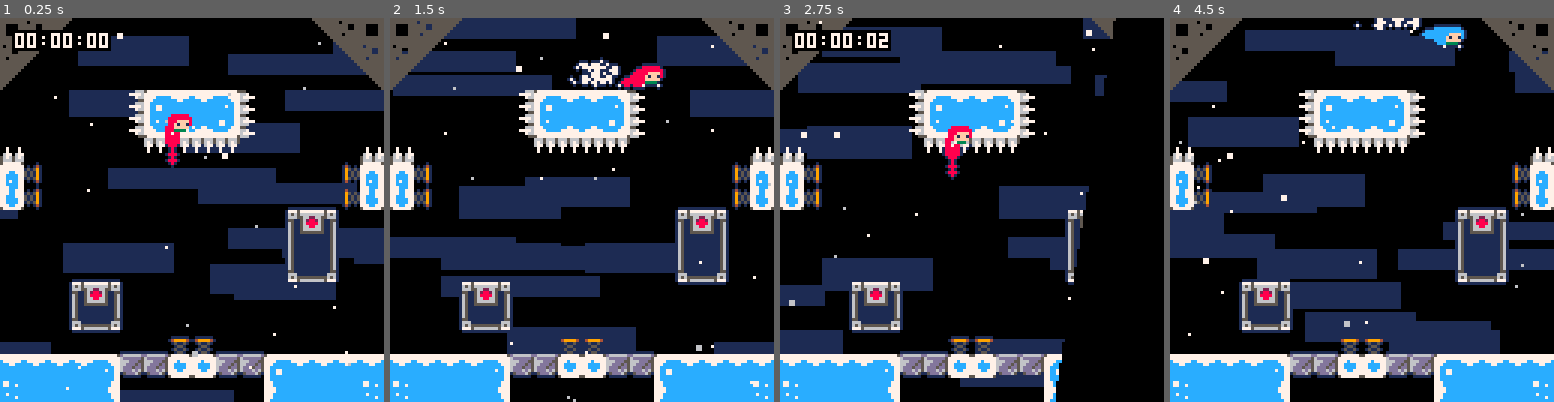
Above: before the commit, frames 1-4 (left to right).
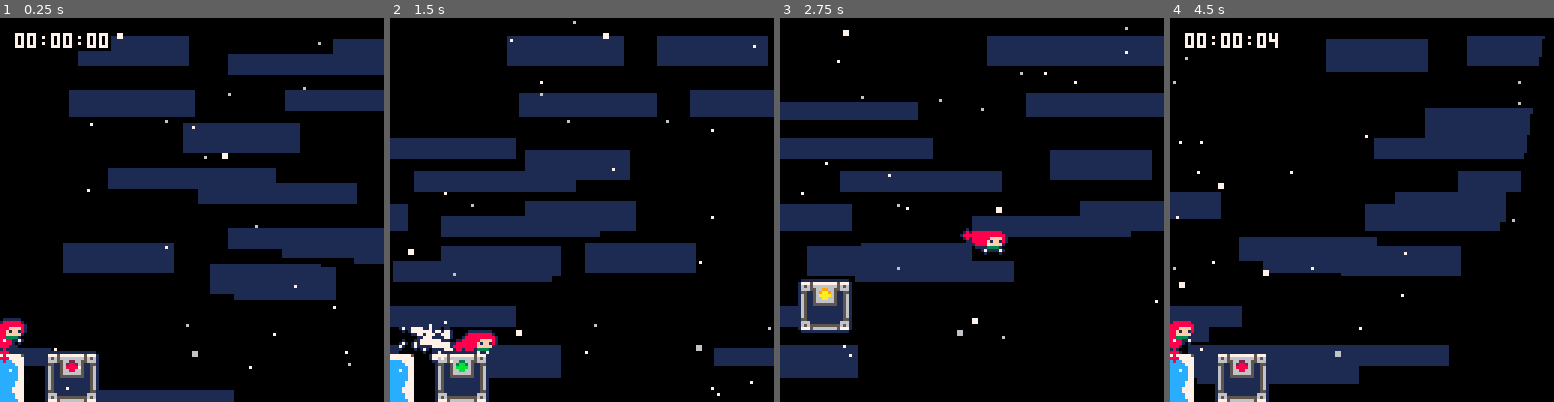
Above: after the commit, the same moments.

Repository: CelesteClassic/newleste.p8
Game: PICO-8 cartridge city.p8
Same seed, same stepped clock (60 frames per second), same inputs: the game is played once before the commit and once after it.
Inputs:
- Up to frame 1 (0.25 s): no input
- Up to frame 2 (1.5 s): tap X (X key) at 0.33, 1.07 s; tap O (Z key) at 0.7 s
- Up to frame 3 (2.75 s): hold Right 1.6-2.1 s; tap O (Z key) at 1.7, 2.1, 2.5 s; tap X (X key) at 1.85 s; hold Up 2.15-2.42 s; hold Right from 2.47 s (still down)
- Up to frame 4 (4.5 s): tap O (Z key) every 0.4 s from 2.9 to 4.1 s; tap X (X key) at 2.97, 4.08 s; release Right at 3.03 s; hold Left 3.08-3.58 s; hold Down 3.63-3.97 s; hold Right from 4.02 s (still down)

The runs differ from the first frame. In frame 1, 24% of the frame differs, in the area x 0-100%, y 0-100%; in frame 2, 51%; in frame 3, 51%; in frame 4, 57%.

Commit message:
basic momentum- functionalish

Diff:
--- a/city.p8
+++ b/city.p8
@@ -209,7 +209,23 @@
           psfx(3)
           this.jbuffer=0
           this.grace=0
-          this.spd.y=-2
+          -- <zip_mover>
+            local hit=this.check(zip_mover,0,1)
+            if hit and hit.state==1 then
+              local d=sqrt(((hit.x-hit.target.x)^2+(hit.y-hit.target.y)^2)/36) -- frames till reaching target (i think)
+              if hit.delay>=12 or d<=2 and d!=0 then
+                this.spd=vector(hit.dir.x*3.5,min(3*hit.dir.y,-2))
+              elseif hit.delay==0 and d<=5 then
+                this.spd=vector(hit.dir.x*2.5,min(3*hit.dir.y,-2))
+              else
+                this.spd.y=-2
+              end
+
+            else
+              this.spd.y=-2
+            end
+
+          -- </zip_mover>
           this.init_smoke(0,4)
         else
           -- wall jump
@@ -1317,6 +1333,13 @@
 function num2hex(v)
   return sub(tostr(v,true),5,6)
 end
+-->8
+__init=_init
+_init=function()
+__init()
+load_level(2)
+end
+
 __gfx__
 000000000000000000000000088888800000000000000000000000000000000000000000000000000300b0b00a0aa0a000000000000000000000000000077000
 00000000088888800888888088888888088888800888880000000000088888800004000000000000003b33000aa88aa0000777770000000000000000007bb700
@@ -1532,116 +1555,116 @@
 3708000000000000000000008100083700000000000000000000000000000000000000000000000000000000000000000000000000000000000000000000000000000000000000000000000000000000000000000000000000000000000000000000000000000000000000000000000000000000000000000000000000000000
 0000000000810000000000004344000000000000000000000000000000000000000000000000000000000000000000000000000000000000000000000000000000000000000000000000000000000000000000000000000000000000000000000000000000000000000000000000000000000000000000000000000000000000
 0000000000000000000000004400000000000000000000000000000000000000000000000000000000000000000000000000000000000000000000000000000000000000000000000000000000000000000000000000000000000000000000000000000000000000000000000000000000000000000000000000000000000000
-00000080000000000000000044000000000000000a0000000000000000000000000000000000000000000000000000000000000000000000000000000000000000000000000000000000000000000000000000000000000000000000000000000000000000000000000000000000000000000000000000000000000000000000
-0000004344000000000000000000000000000000000000000000000000000000000000000000000000000000000000000000000000000000000000000000000000000000000000000000000000000000000000000000000000000000000000000000000000000000000000000000000000000000000000000000000000000000
+0000008000000000000000004400000000000000000000000000000000000000000000000000000000000000000000000000000000000000000000000000000000000000000000000000000000000000000000000000000000000000000000000000000000000000000000000000000000000000000000000000000000000000
+0000004344000000000000000000000000000000000000000000008000000000000000000000000000000000000000000000000000000000000000000000000000000000000000000000000000000000000000000000000000000000000000000000000000000000000000000000000000000000000000000000000000000000
 0000004400000000000000000000000000000000000000000000000000000000000000000000000000000000000000000000000000000000000000000000000000000000000000000000000000000000000000000000000000000000000000000000000000000000000000000000000000000000000000000000000000000000
-0000000000000009090000000000000001000000000000000000000000000000000000000000000000000000000000000000000000000000000000000000000000000000000000000000000000000000000000000000000000000000000000000000000000000000000000000000000000000000000000000000000000000000
-2222222223171720201717212222222223000000000000000000000000000000000000000000000000000000000000000000000000000000000000000000000000000000000000000000000000000000000000000000000000000000000000000000000000000000000000000000000000000000000000000000000000000000
-3825252526000000000000242525253826000000000000000000000000000000000000000000000000000000000000000000000000000000000000000000000000000000000000000000000000000000000000000000000000000000000000000000000000000000000000000000000000000000000000000000000000000000
-…(107 lines of a section not shown)…
+0000000000000009090000000000000001008000000000000000000000000000000000000000000000000000000000000000000000000000000000000000000000000000000000000000000000000000000000000000000000000000000000000000000000000000000000000000000000000000000000000000000000000000
+2222222223171720201717212222222223004344000000000000000000000000000000000000000000000000000000000000000000000000000000000000000000000000000000000000000000000000000000000000000000000000000000000000000000000000000000000000000000000000000000000000000000000000
+3825252526000000000000242525253826004400000000000000000000000000000000000000000000000000000000000000000000000000000000000000000000000000000000000000000000000000000000000000000000000000000000000000000000000000000000000000000000000000000000000000000000000000
+…(107 lines of a section not shown)…
